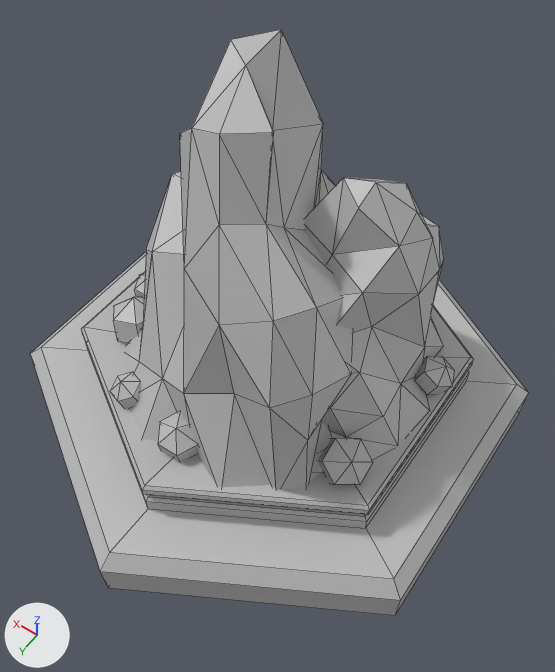
The FBX model The Hollow Shield/Assets/Meshes/hex_mountainTile.fbx: old version first, new version second.
Both versions are drawn from a 50 mm camera at (-0.0105, 0.0144, 0.0267) aimed at (-0.0011, 0.0014, 0.0062). The axes (+X, +Y, +Z) are drawn at lower left. The lights are the same throughout. Mesh edges are drawn as thin lines. Where no turn or scale is listed for an object, it has been applied to the vertices.

The first picture shows 'hex_mountainTile'.
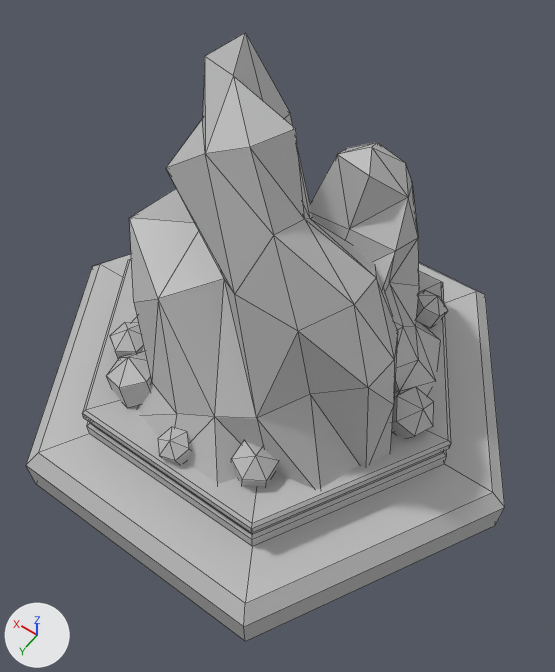
Edits to the bpy script that builds the scene:
```text
Change me_mesh:
    used by ob_hex_mountaintile; location = (0.0, 0.0, 0.0)
    remove me_mesh.from_pydata(...)  # 285 vertices, 380 faces; spans x -0.0087..0.0087, y -0.01..0.01, z 0.0..0.0152
    add me_mesh.from_pydata(...)  # 283 vertices, 368 faces; spans x -0.01..0.01, y -0.0087..0.0087, z 0.0..0.0152
    me_mesh part 1: the loose piece of 13 vertices spanning x 0.0044..0.0061, y 0.0..0.0015, z 0.0033..0.0046 is turned 30 degrees about the z axis through the mesh origin
    me_mesh part 2: the loose piece of 13 vertices spanning x 0.0037..0.0058, y 0.0013..0.0034, z 0.003..0.0048 is turned 30 degrees about the z axis through the mesh origin
    me_mesh part 3: the loose piece of 13 vertices spanning x 0.0022..0.0035, y 0.0043..0.0056, z 0.0033..0.0044 is turned 30 degrees about the z axis through the mesh origin
    me_mesh part 4: the loose piece of 65 vertices spanning x -0.0063..0.0018, y -0.0054..0.0045, z 0.0034..0.012 is turned 30 degrees about the z axis through the mesh origin
    me_mesh part 5: the loose piece of 68 vertices spanning x -0.0048..0.006, y -0.0057..0.0063, z 0.0029..0.0152 is turned 30 degrees about the z axis through the mesh origin
    me_mesh part 6: the loose piece of 13 vertices spanning x -0.0065..-0.005, y -0.0026..-0.0012, z 0.0034..0.0046 is turned 30 degrees about the z axis through the mesh origin
    me_mesh part 7: the loose piece of 13 vertices spanning x -0.0059..-0.0041, y 0.002..0.0039, z 0.0031..0.0047 is turned 30 degrees about the z axis through the mesh origin
    me_mesh part 8: the loose piece of 13 vertices spanning x -0.0007..0.0009, y 0.0046..0.0061, z 0.0032..0.0046 is turned 30 degrees about the z axis through the mesh origin
    me_mesh part 9: the loose piece of 74 vertices spanning x -0.0087..0.0087, y -0.01..0.01, z 0.0..0.0036 is rebuilt with 72 vertices and now spans x -0.01..0.01, y -0.0087..0.0087, z 0.0..0.0035
```

What differs and where, as boxes (x1, y1, x2, y2) in the pictures (555 x 672 px; the box of a moved part takes in the faces that stretch with it):
'hex_mountainTile', reshaped
    before: (30, 30, 528, 616)
    after: (26, 33, 505, 641)
part 1 of me_mesh, moved or reshaped
    before: (135, 273, 145, 297)
    after: (110, 322, 144, 359)
part 2 of me_mesh, moved or reshaped
    before: (113, 296, 144, 344)
    after: (106, 351, 152, 408)
part 3 of me_mesh, moved or reshaped
    before: (110, 372, 141, 407)
    after: (158, 427, 192, 465)
part 4 of me_mesh, moved or reshaped
    before: (305, 178, 444, 473)
    after: (310, 142, 440, 433)
part 5 of me_mesh, moved or reshaped
    before: (124, 30, 353, 489)
    after: (128, 33, 398, 489)
part 6 of me_mesh, moved or reshaped
    before: (415, 356, 455, 395)
    after: (416, 290, 448, 328)
part 7 of me_mesh, moved or reshaped
    before: (318, 438, 373, 485)
    after: (392, 387, 434, 439)
part 8 of me_mesh, moved or reshaped
    before: (158, 412, 198, 461)
    after: (231, 441, 279, 486)
part 9 of me_mesh, rebuilt (6% taller)
    before: (30, 252, 528, 616)
    after: (26, 254, 505, 641)
